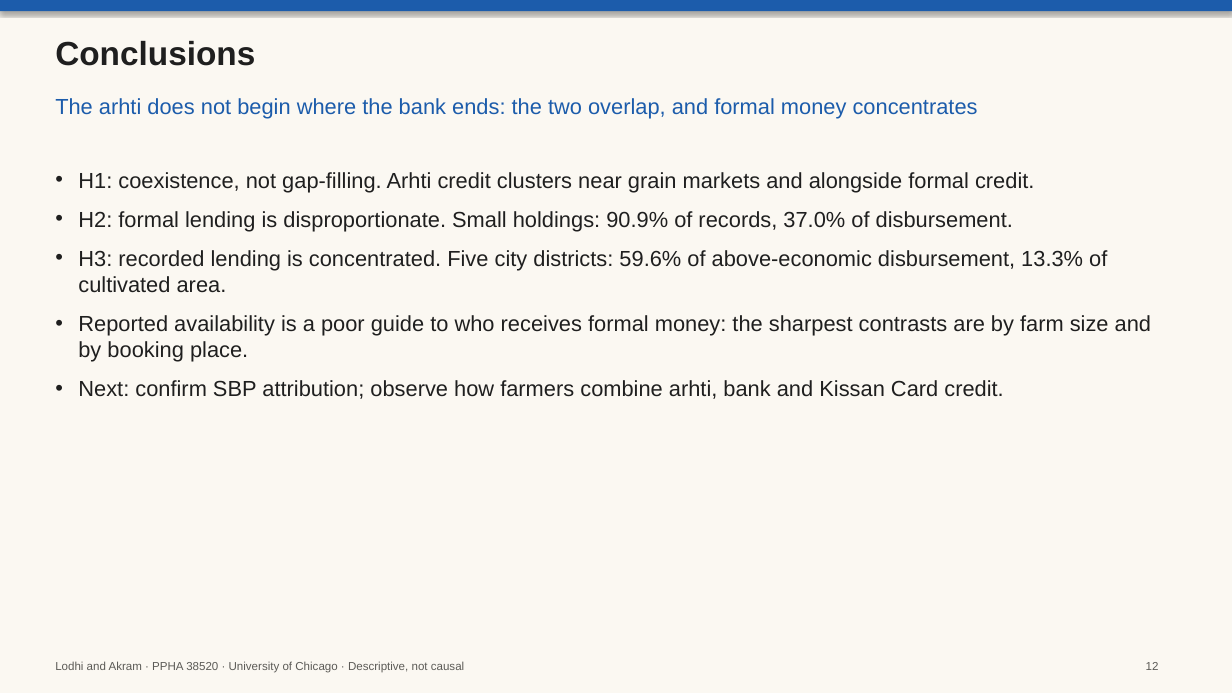
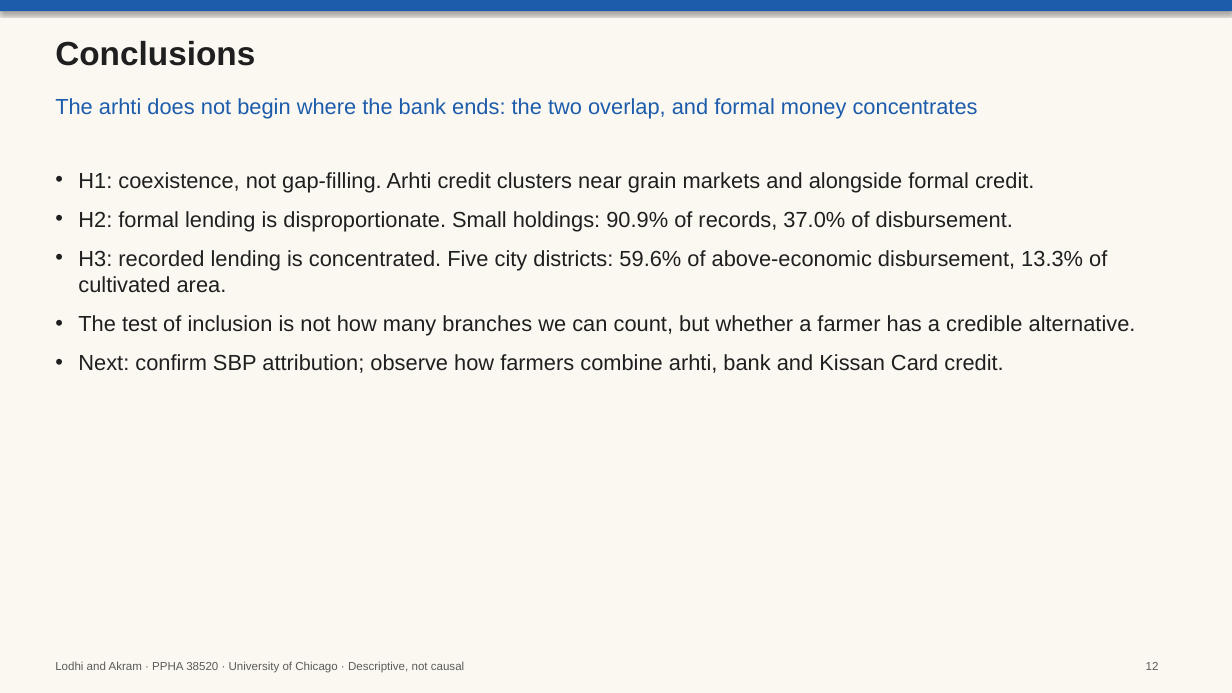
Before and after one commit to ahmedrazakhanlodhi/arhti-project, a slide deck: slide 12 of outputs/slides/arhti_slides.pptx. Drawn at 1232x693 pixels with LibreOffice and Linux fonts; fonts in the diff are those of the drawing. Boxes give left, top, right and bottom in pixels: in the first picture for what was removed or moved away, otherwise in the second. Text is boxed around its words. In the diff, an @@ line names an element or a change of style, - is before the commit and + after.

Commit message:
Slides and app aligned with the final paper
Slide 1 opens with the paper's opening account; slide titles follow
the paper's sections; slide 9 covers what the farmer buys, including
the religious dimension; slide 12 ends on the test of financial
inclusion. App narrative and story screens follow the paper; the
neither-source map no longer carries a Figure S13 label (D050).

```diff
--- a/outputs/slides/arhti_slides.pptx
+++ b/outputs/slides/arhti_slides.pptx
@@ text at box(78, 315, 1136, 336): text changed @@
-• Reported availability is a poor guide to who receives formal money: the sharpest contrasts are by farm size and by booking place.
+• The test of inclusion is not how many branches we can count, but whether a farmer has a credible alternative.
```
Also in this commit, not shown: 6 other slides changed, 11 other files.
